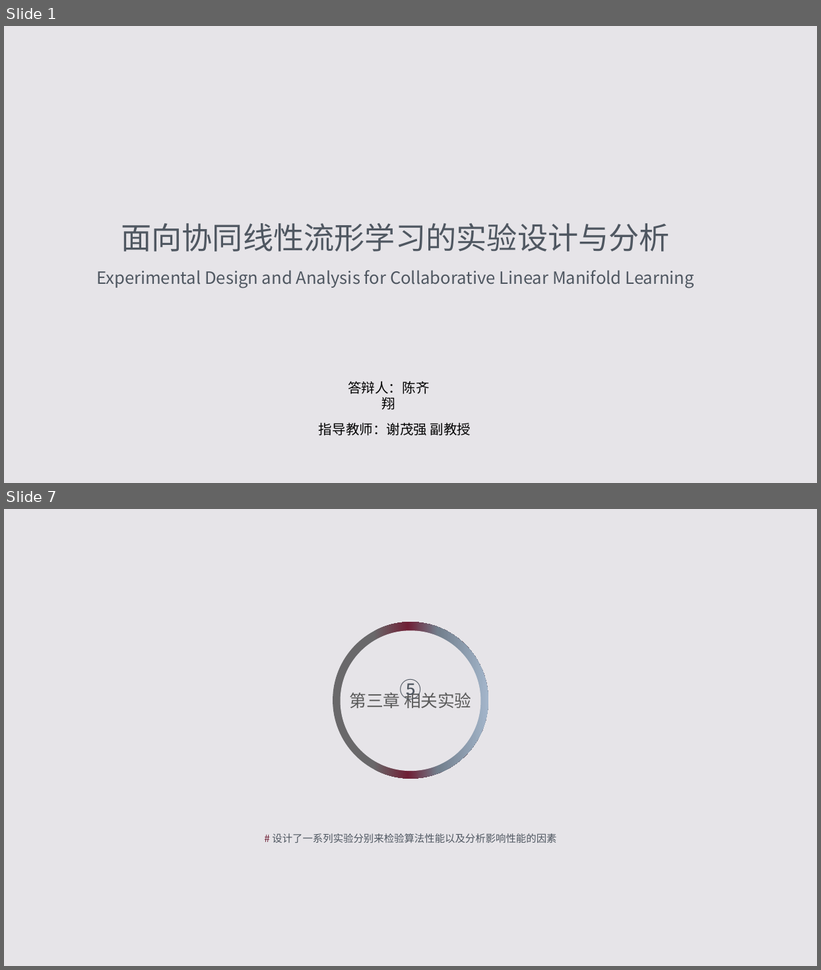
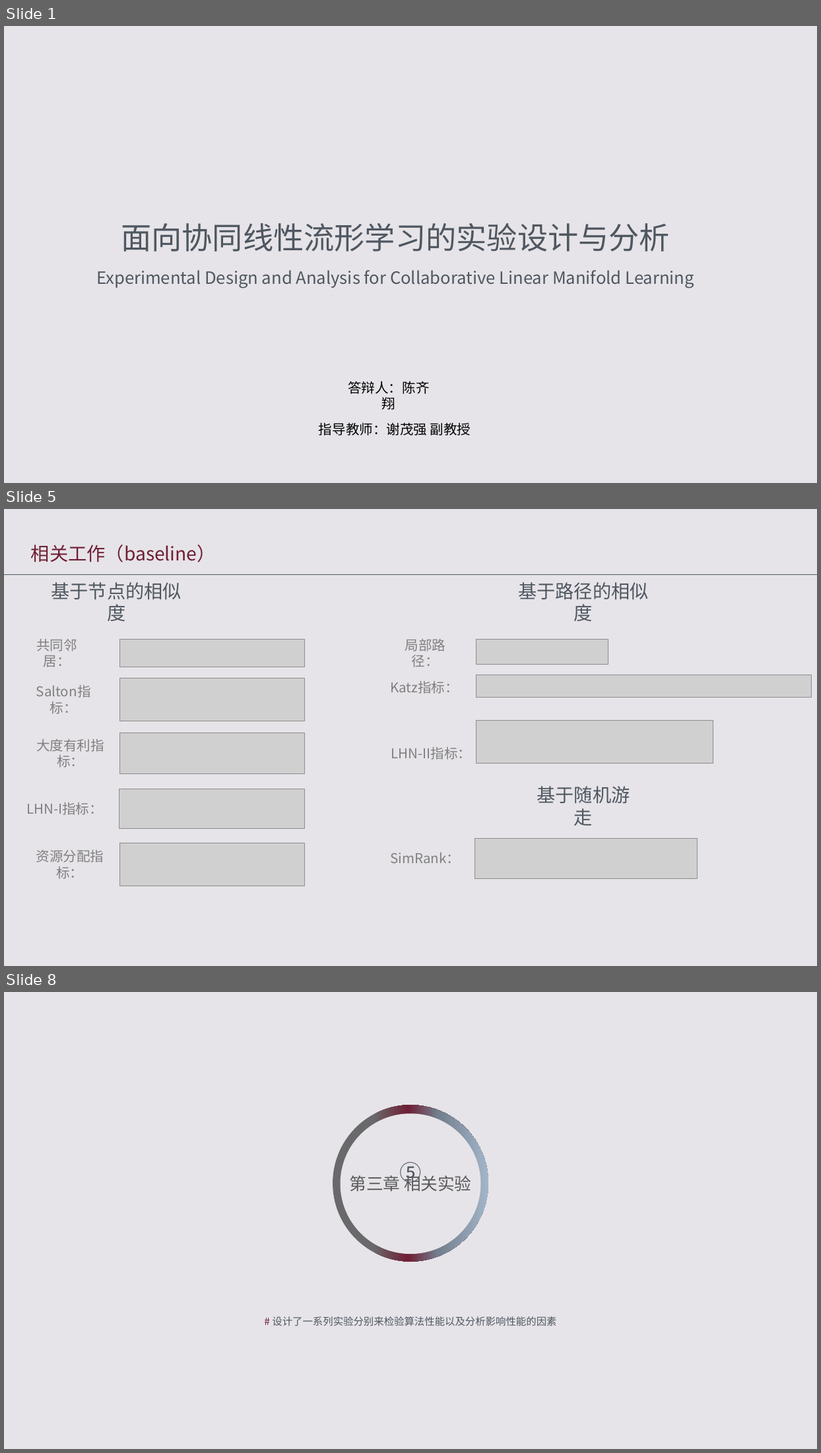
Before and after one commit to NKcqx/NKUBachelorThesis, a slide deck: 答辩/正式答辩_陈齐翔.pptx. Shown one above the other, each under a label of ours: slides 1 and 7 before the commit, slides 1, 5 and 8 after it; the slides between them are not shown. The pictures are 821x970 and 821x1453 pixels, drawn with LibreOffice and Linux fonts; fonts in the diff are those of the drawing; grey boxes stand for pictures. Boxes give left, top, right and bottom in pixels: in the first picture for what was removed or moved away, otherwise in the second. Text is boxed around its words. In the diff, an @@ line names an element or a change of style, - is before the commit and + after.

```diff
--- a/答辩/正式答辩_陈齐翔.pptx
+++ b/答辩/正式答辩_陈齐翔.pptx
@@ slide 5 added at (4,509,817,966), background #E6E4E8 @@
@@ text added at (31,545,216,562), 44 pt, text #6F1F35 @@
+相关工作（baseline）
@@ line added from (4, 574) to (817, 574), #4F5761 1 pt @@
@@ text added at (51,582,182,621), 44 pt, text #4F5761 @@
+基于节点的相似度
@@ text added at (518,582,649,621), 44 pt, text #4F5761 @@
+基于路径的相似度
@@ text added at (36,639,77,667), 32 pt, text #808080 @@
+共同邻居：
@@ picture added at (120,639,304,667) @@
@@ text added at (405,639,446,667), 32 pt, text #808080 @@
+局部路径：
@@ picture added at (476,639,609,664) @@
@@ picture added at (120,678,304,722) @@
@@ text added at (390,681,459,694), 32 pt, text #808080 @@
+Katz指标：
@@ picture added at (476,675,811,698) @@
@@ text added at (21,689,106,709), 32 pt, text #808080 @@
+Salton指标：
@@ picture added at (476,721,713,763) @@
@@ text added at (36,739,104,768), 32 pt, text #808080 @@
+大度有利指标：
@@ picture added at (120,733,304,774) @@
@@ text added at (391,747,472,760), 32 pt, text #808080 @@
+LHN-II指标：
@@ text added at (26,803,103,815), 32 pt, text #808080 @@
+LHN-I指标：
@@ picture added at (120,789,304,829) @@
@@ text added at (537,786,630,826), 44 pt, text #4F5761 @@
+基于随机游走
@@ picture added at (120,843,304,886) @@
@@ picture added at (475,839,697,879) @@
@@ text added at (36,850,104,879), 32 pt, text #808080 @@
+资源分配指标：
@@ text added at (390,853,460,863), 32 pt, text #808080 @@
+SimRank：
@@ what was slide 7 is now slide 8 @@
```
Also in this commit, not shown: 4 slides changed, 1 other slide added, 1 slide removed, 30 other files.
